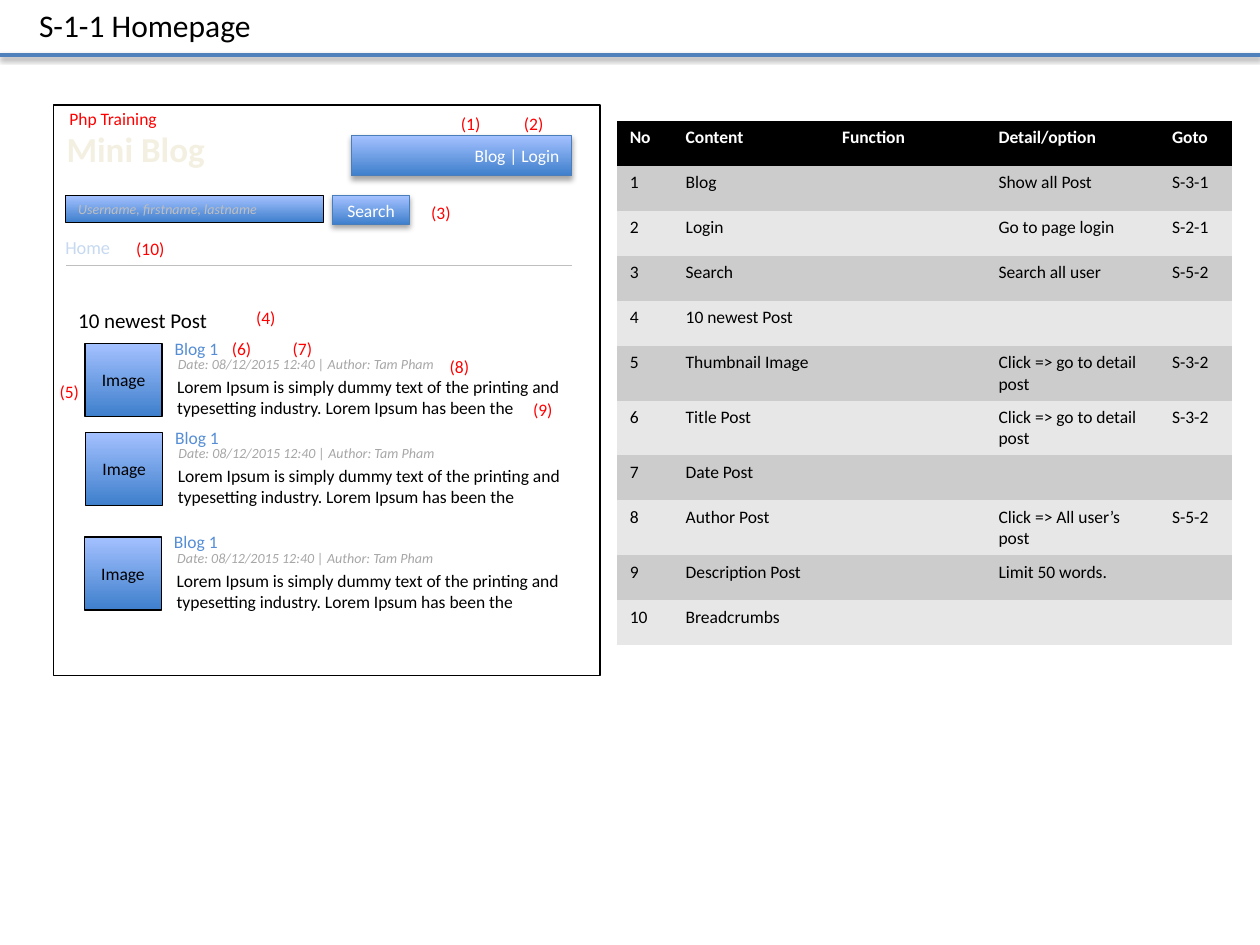
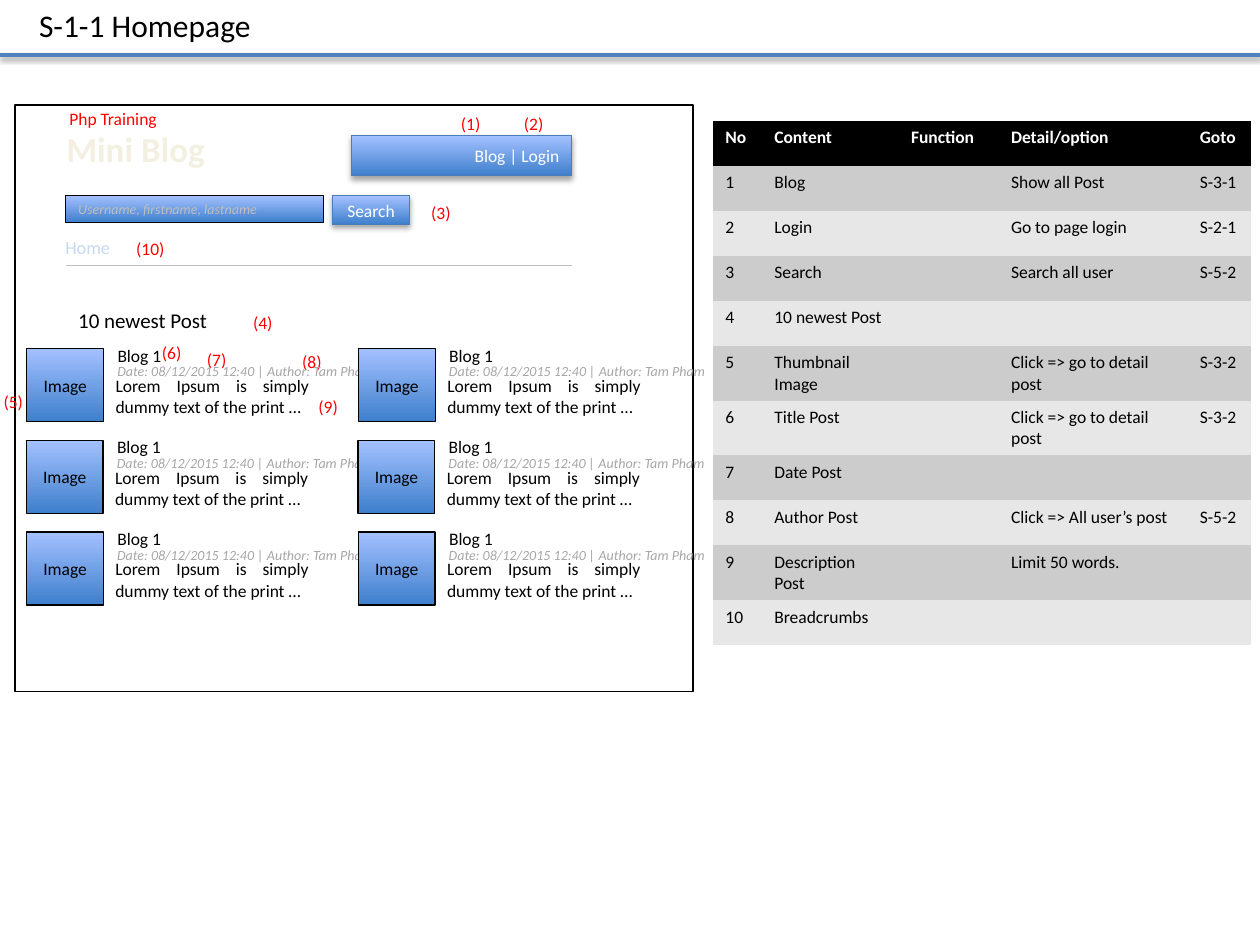
Before and after one commit to truong-vu-mulodo/mini-blog, a slide deck: slide 3 of php/tam-v.anh/doc/detail_design/frontend/wireframe/MiniBlog_Wireframe_Ver_0.1.0.pptx. Drawn at 1260x945 pixels with LibreOffice and Linux fonts; fonts in the diff are those of the drawing. Boxes give left, top, right and bottom in pixels: in the first picture for what was removed or moved away, otherwise in the second. Text is boxed around its words. In the diff, an @@ line names an element or a change of style, - is before the commit and + after.

Commit message:
change layout to 2 columns

```diff
--- a/php/tam-v.anh/doc/detail_design/frontend/wireframe/MiniBlog_Wireframe_Ver_0.1.0.pptx
+++ b/php/tam-v.anh/doc/detail_design/frontend/wireframe/MiniBlog_Wireframe_Ver_0.1.0.pptx
@@ rectangle: place and size @@
-rectangle at <box>53,105,600,675</box>
+rectangle at <box>15,105,693,692</box>
@@ table: place and size @@
-table at <box>617,121,1231,645</box>
+table at <box>713,121,1251,645</box>
@@ text "(4)": place and size @@
-text "(4)" at <box>256,311,275,327</box>
+text "(4)" at <box>253,316,272,332</box>
@@ rectangle "Image": place and size @@
-rectangle "Image" at <box>86,343,163,416</box>
+rectangle "Image" at <box>26,349,103,422</box>
@@ text "Date: 08/12/2015 12:40 | Author: ..." rewrapped from <box>178,359,434,370</box> to <box>117,365,373,381</box> @@
@@ text "(6)": place and size @@
-text "(6)" at <box>232,342,251,358</box>
+text "(6)" at <box>162,346,181,362</box>
@@ text "(7)": place and size @@
-text "(7)" at <box>293,342,312,358</box>
+text "(7)" at <box>207,353,226,371</box>
@@ text "(8)": place and size @@
-text "(8)" at <box>450,360,469,376</box>
+text "(8)" at <box>302,355,321,373</box>
@@ rectangle added at <box>359,349,436,422</box>, fill gradient #3F80CE to #A4C4FF, outline #000000 0.75 pt, 10 pt, text #000000 @@
+Image
@@ text added at <box>449,350,493,365</box>, 10 pt, text #000000 @@
+Blog 1
@@ text "(5)": place and size @@
-text "(5)" at <box>60,385,79,401</box>
+text "(5)" at <box>4,394,23,413</box>
@@ text added at <box>116,380,309,416</box>, 10 pt, text #000000 @@
+Lorem Ipsum is simply dummy text of the print …
@@ text at <box>447,380,641,416</box>: text changed @@
-Lorem Ipsum is simply dummy text of the printing and typesetting industry. Lorem Ipsum has been the
+Lorem Ipsum is simply dummy text of the print …
@@ text added at <box>449,365,705,381</box>, 8 pt, text #A6A6A6, italic @@
+Date: 08/12/2015 12:40 | Author: Tam Pham
@@ text "(9)": place and size @@
-text "(9)" at <box>533,403,552,419</box>
+text "(9)" at <box>318,400,337,415</box>
@@ text colour #558ED5 to #000000 in 3 elements at <box>117,533,161,548</box>, <box>118,350,161,365</box>, <box>117,441,161,456</box> @@
@@ 3 texts, 1 rectangle: place and size @@
-3 texts, 1 rectangle at <box>86,343,435,505</box>
+3 texts, 1 rectangle at <box>26,350,373,513</box>
@@ rectangle added at <box>358,440,435,513</box>, fill gradient #3F80CE to #A4C4FF, outline #000000 0.75 pt, 10 pt, text #000000 @@
+Image
@@ text added at <box>449,441,493,456</box>, 10 pt, text #000000 @@
+Blog 1
@@ text added at <box>115,472,308,508</box>, 10 pt, text #000000 @@
+Lorem Ipsum is simply dummy text of the print …
@@ text at <box>447,472,640,508</box>: text changed @@
-Lorem Ipsum is simply dummy text of the printing and typesetting industry. Lorem Ipsum has been the
+Lorem Ipsum is simply dummy text of the print …
@@ text added at <box>448,456,705,472</box>, 8 pt, text #A6A6A6, italic @@
+Date: 08/12/2015 12:40 | Author: Tam Pham
@@ rectangle "Image": place and size @@
-rectangle "Image" at <box>84,537,161,610</box>
+rectangle "Image" at <box>26,532,103,605</box>
@@ text "Blog 1": place and size @@
-text "Blog 1" at <box>174,536,218,551</box>
+text "Blog 1" at <box>117,533,161,548</box>
@@ rectangle added at <box>358,532,435,605</box>, fill gradient #3F80CE to #A4C4FF, outline #000000 0.75 pt, 10 pt, text #000000 @@
+Image
@@ text added at <box>449,533,493,548</box>, 10 pt, text #000000 @@
+Blog 1
@@ text "Date: 08/12/2015 12:40 | Author: ..." rewrapped from <box>177,553,433,563</box> to <box>117,548,373,564</box> @@
@@ text added at <box>115,563,309,600</box>, 10 pt, text #000000 @@
+Lorem Ipsum is simply dummy text of the print …
@@ text at <box>447,563,640,600</box>: text changed @@
-Lorem Ipsum is simply dummy text of the printing and typesetting industry. Lorem Ipsum has been the
+Lorem Ipsum is simply dummy text of the print …
@@ text added at <box>449,548,705,564</box>, 8 pt, text #A6A6A6, italic @@
+Date: 08/12/2015 12:40 | Author: Tam Pham
```
Also in this commit, not shown: 3 other slides changed.
